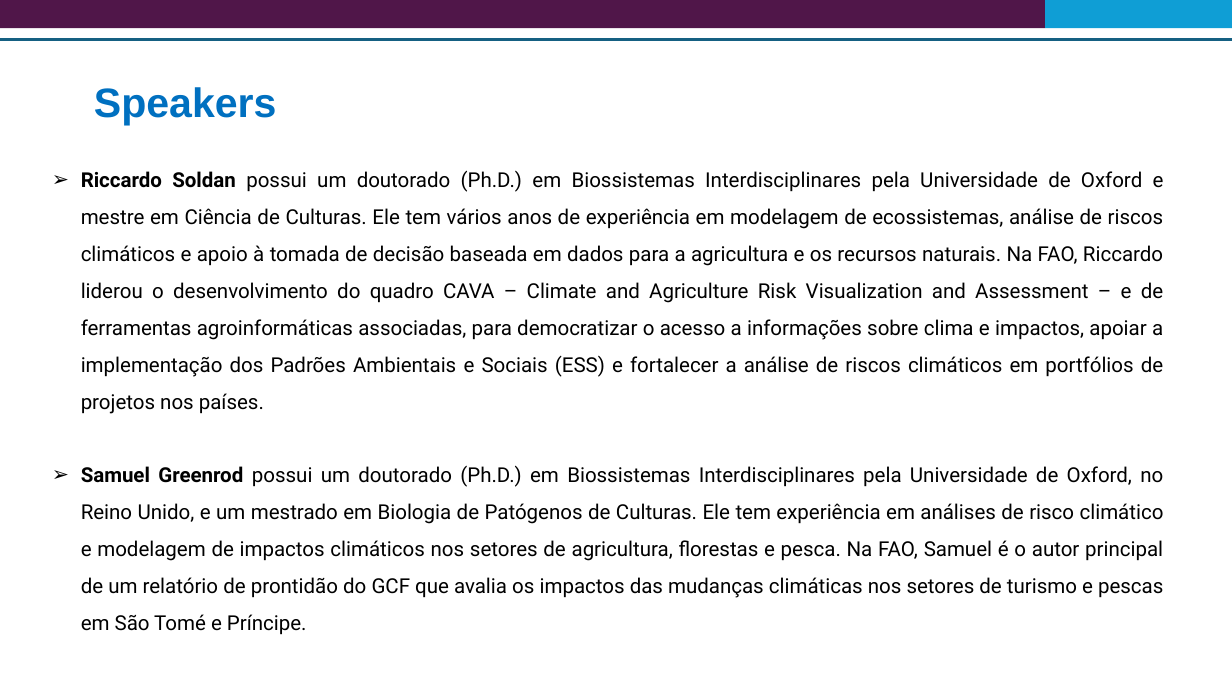
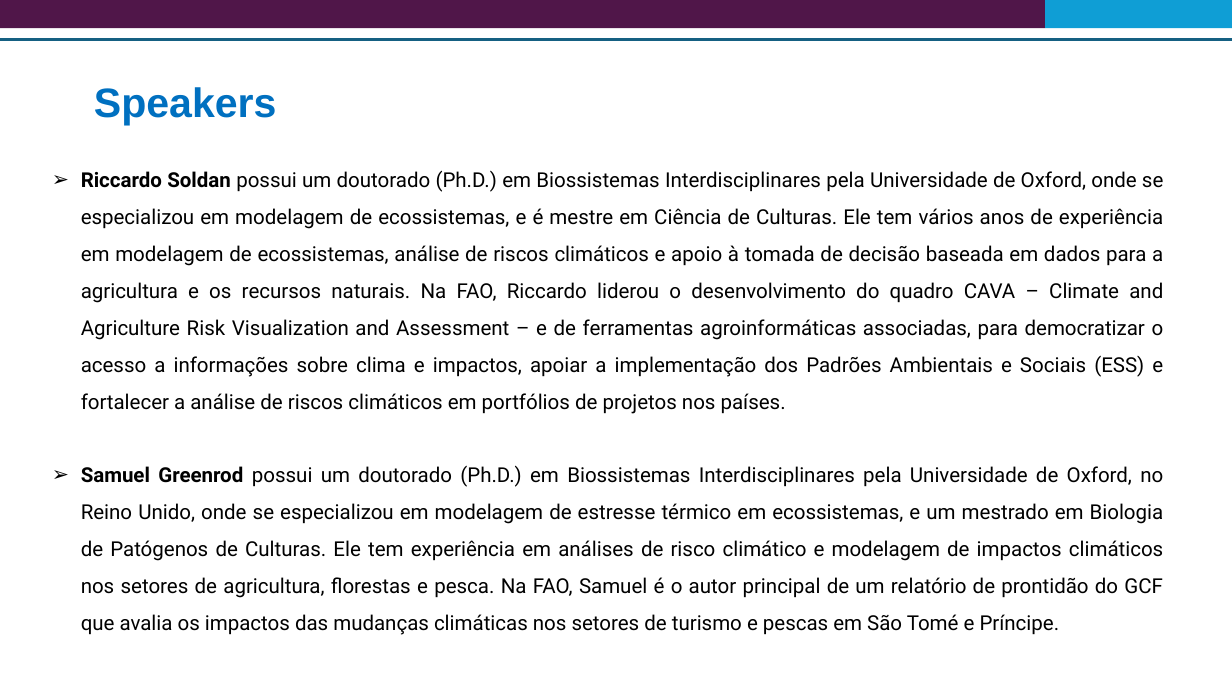
Before and after one commit to Risk-Team/trainings, a slide deck: slide 4 of STP/presentations/Sesssion_1/Introduction and agenda.pptx. Drawn at 1232x693 pixels with LibreOffice and Linux fonts; fonts in the diff are those of the drawing. Boxes give left, top, right and bottom in pixels: in the first picture for what was removed or moved away, otherwise in the second. Text is boxed around its words. In the diff, an @@ line names an element or a change of style, - is before the commit and + after.

```diff
--- a/STP/presentations/Sesssion_1/Introduction and agenda.pptx
+++ b/STP/presentations/Sesssion_1/Introduction and agenda.pptx
@@ text at [81,170,1164,635]: text changed @@
-➢ Riccardo Soldan possui um doutorado (Ph.D.) em Biossistemas Interdisciplinares pela Universidade de Oxford e mestre em Ciência de Culturas. Ele tem vários anos de experiência em modelagem de ecossistemas, análise de riscos climáticos e apoio à tomada de decisão baseada em dados para a agricultura e os recursos naturais. Na FAO, Riccardo liderou o desenvolvimento do quadro CAVA – Climate and Agriculture Risk Visualization and Assessment – e de ferramentas agroinformáticas associadas, para democratizar o acesso a informações sobre clima e impactos, apoiar a implementação dos Padrões Ambientais e Sociais (ESS) e fortalecer a análise de riscos climáticos em portfólios de projetos nos países.
-➢ Samuel Greenrod possui um doutorado (Ph.D.) em Biossistemas Interdisciplinares pela Universidade de Oxford, no Reino Unido, e um mestrado em Biologia de Patógenos de Culturas. Ele tem experiência em análises de risco climático e modelagem de impactos climáticos nos setores de agricultura, florestas e pesca. Na FAO, Samuel é o autor principal de um relatório de prontidão do GCF que avalia os impactos das mudanças climáticas nos setores de turismo e pescas em São Tomé e Príncipe.
+➢ Riccardo Soldan possui um doutorado (Ph.D.) em Biossistemas Interdisciplinares pela Universidade de Oxford, onde se especializou em modelagem de ecossistemas, e é mestre em Ciência de Culturas. Ele tem vários anos de experiência em modelagem de ecossistemas, análise de riscos climáticos e apoio à tomada de decisão baseada em dados para a agricultura e os recursos naturais. Na FAO, Riccardo liderou o desenvolvimento do quadro CAVA – Climate and Agriculture Risk Visualization and Assessment – e de ferramentas agroinformáticas associadas, para democratizar o acesso a informações sobre clima e impactos, apoiar a implementação dos Padrões Ambientais e Sociais (ESS) e fortalecer a análise de riscos climáticos em portfólios de projetos nos países.
+➢ Samuel Greenrod possui um doutorado (Ph.D.) em Biossistemas Interdisciplinares pela Universidade de Oxford, no Reino Unido, onde se especializou em modelagem de estresse térmico em ecossistemas, e um mestrado em Biologia de Patógenos de Culturas. Ele tem experiência em análises de risco climático e modelagem de impactos climáticos nos setores de agricultura, florestas e pesca. Na FAO, Samuel é o autor principal de um relatório de prontidão do GCF que avalia os impactos das mudanças climáticas nos setores de turismo e pescas em São Tomé e Príncipe.
```
Also in this commit, not shown: 3 other files.
